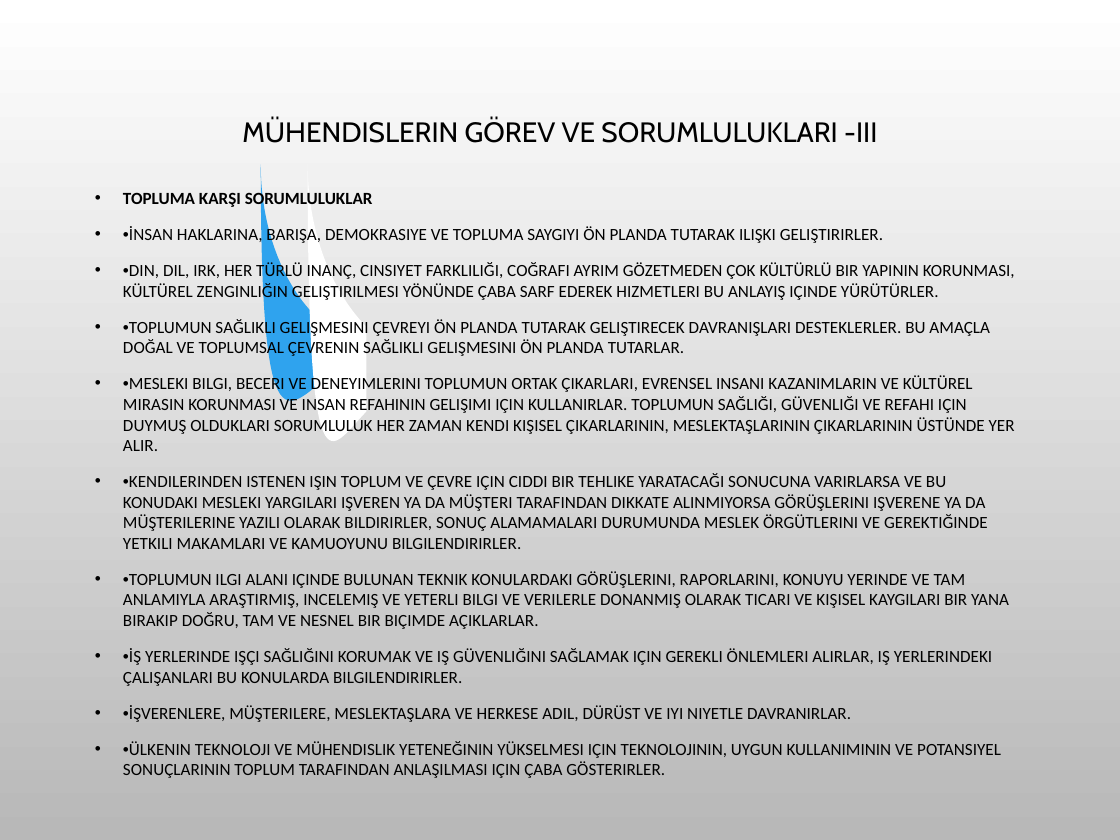
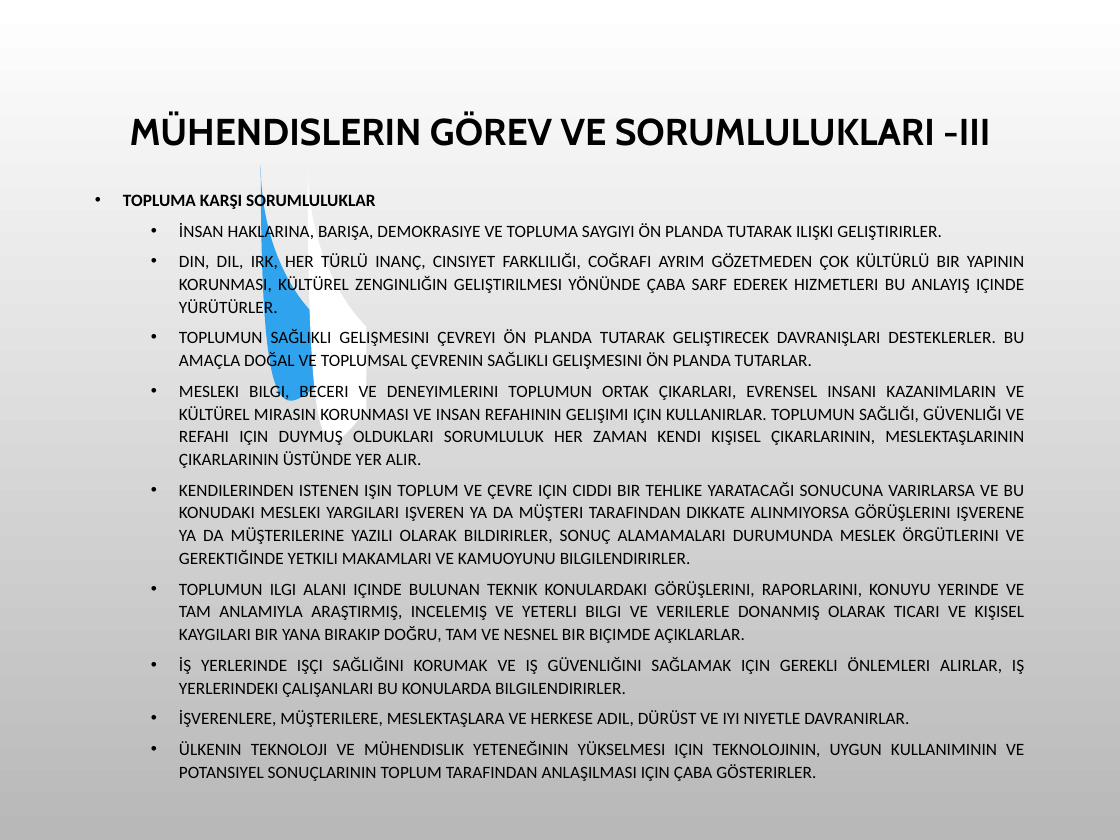
Before and after one commit to SevdanurGENC/20-21-Lecture-Notes, a slide deck: slide 8 of Bilişim Etiği ve Hukuku/8. Bolum - Meslek Etigi.ppt. Drawn at 1120x840 pixels with LibreOffice and Linux fonts; fonts in the diff are those of the drawing; background and template pictures are left out. Boxes give left, top, right and bottom in pixels: in the first picture for what was removed or moved away, otherwise in the second. Text is boxed around its words. In the diff, an @@ line names an element or a change of style, - is before the commit and + after.

```diff
--- a/Bilişim Etiği ve Hukuku/8. Bolum - Meslek Etigi.ppt
+++ b/Bilişim Etiği ve Hukuku/8. Bolum - Meslek Etigi.ppt
@@ title "MÜHENDISLERIN GÖREV VE SORUMLULUKLARI -III" at [130, 113, 990, 146]: size 18 to 24 pt, bold on @@
@@ text at [123, 192, 375, 211]: size 11 to 11.1 pt in "TOPLUMA KARŞI SORUMLULUKLAR"; alignment left to justified; line spacing 1 to 1.1 @@
@@ text at [179, 223, 1025, 781]: text changed; size 11 to 11.1 pt @@
-• •İNSAN HAKLARINA, BARIŞA, DEMOKRASIYE VE TOPLUMA SAYGIYI ÖN PLANDA TUTARAK ILIŞKI GELIŞTIRIRLER.
-• •DIN, DIL, IRK, HER TÜRLÜ INANÇ, CINSIYET FARKLILIĞI, COĞRAFI AYRIM GÖZETMEDEN ÇOK KÜLTÜRLÜ BIR YAPININ KORUNMASI, KÜLTÜREL ZENGINLIĞIN GELIŞTIRILMESI YÖNÜNDE ÇABA SARF EDEREK HIZMETLERI BU ANLAYIŞ IÇINDE YÜRÜTÜRLER.
-• •TOPLUMUN SAĞLIKLI GELIŞMESINI ÇEVREYI ÖN PLANDA TUTARAK GELIŞTIRECEK DAVRANIŞLARI DESTEKLERLER. BU AMAÇLA DOĞAL VE TOPLUMSAL ÇEVRENIN SAĞLIKLI GELIŞMESINI ÖN PLANDA TUTARLAR.
-• •MESLEKI BILGI, BECERI VE DENEYIMLERINI TOPLUMUN ORTAK ÇIKARLARI, EVRENSEL INSANI KAZANIMLARIN VE KÜLTÜREL MIRASIN KORUNMASI VE INSAN REFAHININ GELIŞIMI IÇIN KULLANIRLAR. TOPLUMUN SAĞLIĞI, GÜVENLIĞI VE REFAHI IÇIN DUYMUŞ OLDUKLARI SORUMLULUK HER ZAMAN KENDI KIŞISEL ÇIKARLARININ, MESLEKTAŞLARININ ÇIKARLARININ ÜSTÜNDE YER ALIR.
-• •KENDILERINDEN ISTENEN IŞIN TOPLUM VE ÇEVRE IÇIN CIDDI BIR TEHLIKE YARATACAĞI SONUCUNA VARIRLARSA VE BU KONUDAKI MESLEKI YARGILARI IŞVEREN YA DA MÜŞTERI TARAFINDAN DIKKATE ALINMIYORSA GÖRÜŞLERINI IŞVERENE YA DA MÜŞTERILERINE YAZILI OLARAK BILDIRIRLER, SONUÇ ALAMAMALARI DURUMUNDA MESLEK ÖRGÜTLERINI VE GEREKTIĞINDE YETKILI MAKAMLARI VE KAMUOYUNU BILGILENDIRIRLER.
-• •TOPLUMUN ILGI ALANI IÇINDE BULUNAN TEKNIK KONULARDAKI GÖRÜŞLERINI, RAPORLARINI, KONUYU YERINDE VE TAM ANLAMIYLA ARAŞTIRMIŞ, INCELEMIŞ VE YETERLI BILGI VE VERILERLE DONANMIŞ OLARAK TICARI VE KIŞISEL KAYGILARI BIR YANA BIRAKIP DOĞRU, TAM VE NESNEL BIR BIÇIMDE AÇIKLARLAR.
-• •İŞ YERLERINDE IŞÇI SAĞLIĞINI KORUMAK VE IŞ GÜVENLIĞINI SAĞLAMAK IÇIN GEREKLI ÖNLEMLERI ALIRLAR, IŞ YERLERINDEKI ÇALIŞANLARI BU KONULARDA BILGILENDIRIRLER.
-• •İŞVERENLERE, MÜŞTERILERE, MESLEKTAŞLARA VE HERKESE ADIL, DÜRÜST VE IYI NIYETLE DAVRANIRLAR.
-• •ÜLKENIN TEKNOLOJI VE MÜHENDISLIK YETENEĞININ YÜKSELMESI IÇIN TEKNOLOJININ, UYGUN KULLANIMININ VE POTANSIYEL SONUÇLARININ TOPLUM TARAFINDAN ANLAŞILMASI IÇIN ÇABA GÖSTERIRLER.
+  • İNSAN HAKLARINA, BARIŞA, DEMOKRASIYE VE TOPLUMA SAYGIYI ÖN PLANDA TUTARAK ILIŞKI GELIŞTIRIRLER.
+  • DIN, DIL, IRK, HER TÜRLÜ INANÇ, CINSIYET FARKLILIĞI, COĞRAFI AYRIM GÖZETMEDEN ÇOK KÜLTÜRLÜ BIR YAPININ KORUNMASI, KÜLTÜREL ZENGINLIĞIN GELIŞTIRILMESI YÖNÜNDE ÇABA SARF EDEREK HIZMETLERI BU ANLAYIŞ IÇINDE YÜRÜTÜRLER.
+  • TOPLUMUN SAĞLIKLI GELIŞMESINI ÇEVREYI ÖN PLANDA TUTARAK GELIŞTIRECEK DAVRANIŞLARI DESTEKLERLER. BU AMAÇLA DOĞAL VE TOPLUMSAL ÇEVRENIN SAĞLIKLI GELIŞMESINI ÖN PLANDA TUTARLAR.
+  • MESLEKI BILGI, BECERI VE DENEYIMLERINI TOPLUMUN ORTAK ÇIKARLARI, EVRENSEL INSANI KAZANIMLARIN VE KÜLTÜREL MIRASIN KORUNMASI VE INSAN REFAHININ GELIŞIMI IÇIN KULLANIRLAR. TOPLUMUN SAĞLIĞI, GÜVENLIĞI VE REFAHI IÇIN DUYMUŞ OLDUKLARI SORUMLULUK HER ZAMAN KENDI KIŞISEL ÇIKARLARININ, MESLEKTAŞLARININ ÇIKARLARININ ÜSTÜNDE YER ALIR.
+  • KENDILERINDEN ISTENEN IŞIN TOPLUM VE ÇEVRE IÇIN CIDDI BIR TEHLIKE YARATACAĞI SONUCUNA VARIRLARSA VE BU KONUDAKI MESLEKI YARGILARI IŞVEREN YA DA MÜŞTERI TARAFINDAN DIKKATE ALINMIYORSA GÖRÜŞLERINI IŞVERENE YA DA MÜŞTERILERINE YAZILI OLARAK BILDIRIRLER, SONUÇ ALAMAMALARI DURUMUNDA MESLEK ÖRGÜTLERINI VE GEREKTIĞINDE YETKILI MAKAMLARI VE KAMUOYUNU BILGILENDIRIRLER.
+  • TOPLUMUN ILGI ALANI IÇINDE BULUNAN TEKNIK KONULARDAKI GÖRÜŞLERINI, RAPORLARINI, KONUYU YERINDE VE TAM ANLAMIYLA ARAŞTIRMIŞ, INCELEMIŞ VE YETERLI BILGI VE VERILERLE DONANMIŞ OLARAK TICARI VE KIŞISEL KAYGILARI BIR YANA BIRAKIP DOĞRU, TAM VE NESNEL BIR BIÇIMDE AÇIKLARLAR.
+  • İŞ YERLERINDE IŞÇI SAĞLIĞINI KORUMAK VE IŞ GÜVENLIĞINI SAĞLAMAK IÇIN GEREKLI ÖNLEMLERI ALIRLAR, IŞ YERLERINDEKI ÇALIŞANLARI BU KONULARDA BILGILENDIRIRLER.
+  • İŞVERENLERE, MÜŞTERILERE, MESLEKTAŞLARA VE HERKESE ADIL, DÜRÜST VE IYI NIYETLE DAVRANIRLAR.
+  • ÜLKENIN TEKNOLOJI VE MÜHENDISLIK YETENEĞININ YÜKSELMESI IÇIN TEKNOLOJININ, UYGUN KULLANIMININ VE POTANSIYEL SONUÇLARININ TOPLUM TARAFINDAN ANLAŞILMASI IÇIN ÇABA GÖSTERIRLER.
```
Also in this commit, not shown: 24 other slides changed, 9 other files.
